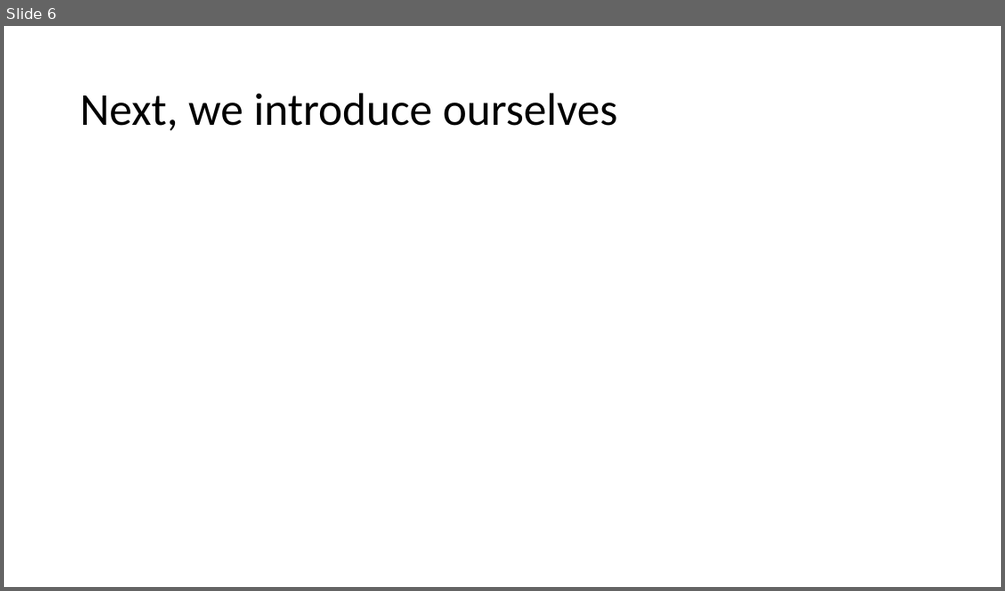
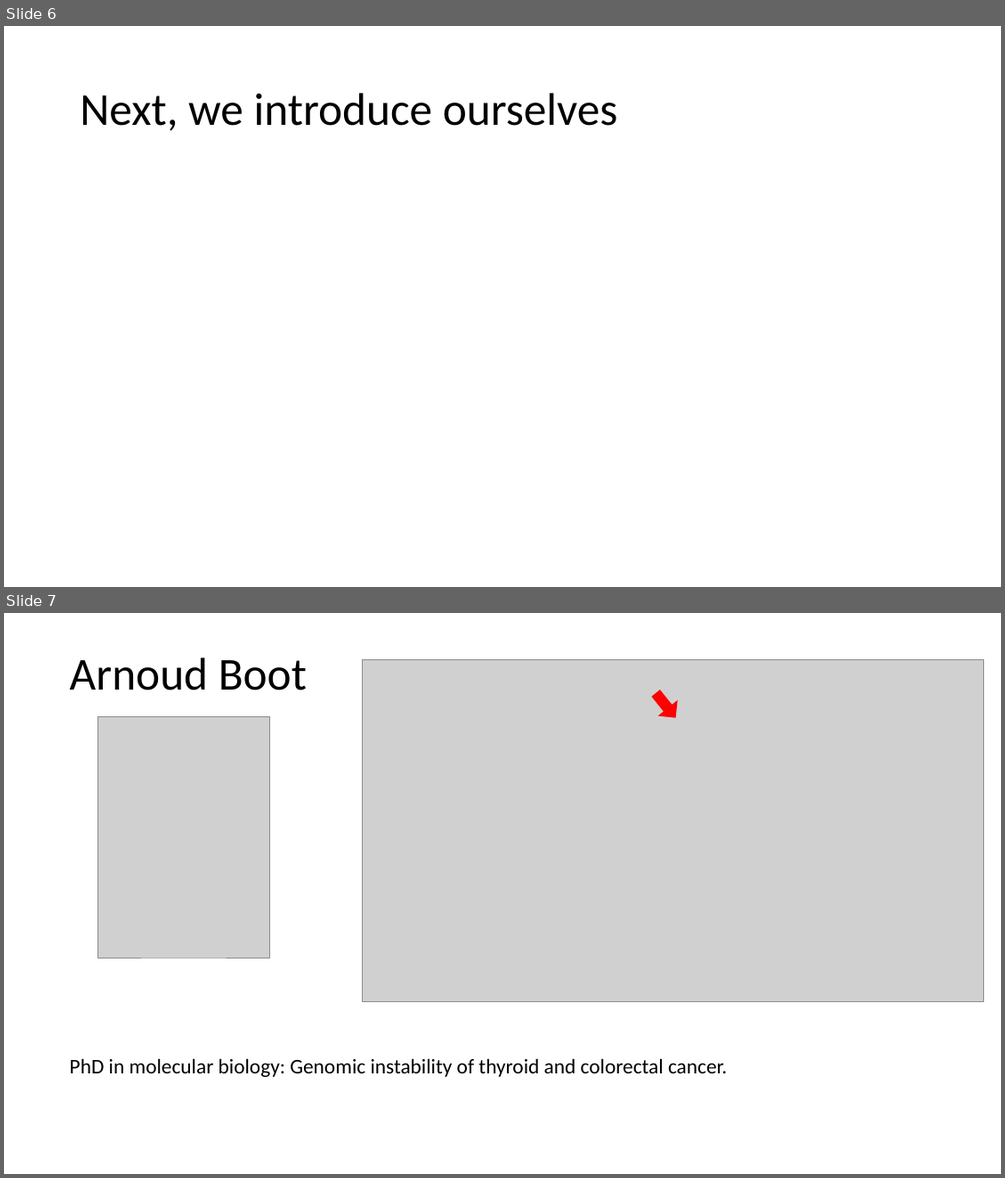
Before and after one commit to steverozen/ISMB.mutsig.tutorial, a slide deck: Tut1.Lecture.0.short.intro.pptx. Shown one above the other, each under a label of ours: slide 6 before the commit, slides 6 and 7 after it. The pictures are 1005x591 and 1005x1178 pixels, drawn with LibreOffice and Linux fonts; fonts in the diff are those of the drawing; grey boxes stand for pictures. Boxes give left, top, right and bottom in pixels: in the first picture for what was removed or moved away, otherwise in the second. Text is boxed around its words. In the diff, an @@ line names an element or a change of style, - is before the commit and + after.

```diff
--- a/Tut1.Lecture.0.short.intro.pptx
+++ b/Tut1.Lecture.0.short.intro.pptx
@@ slide 7 added at [4, 613, 1001, 1174], background #FFFFFF @@
@@ text added at [70, 657, 727, 1077], 20 pt, text #000000 @@
+Arnoud Boot
+PhD in molecular biology: Genomic instability of thyroid and colorectal cancer.
@@ picture added at [362, 659, 984, 1002] @@
@@ down arrow added at [647, 686, 684, 724], fill #FF0000, outline #FF0000 1 pt @@
@@ picture added at [97, 716, 269, 957] @@
```
Also in this commit, not shown: 6 other slides added.
